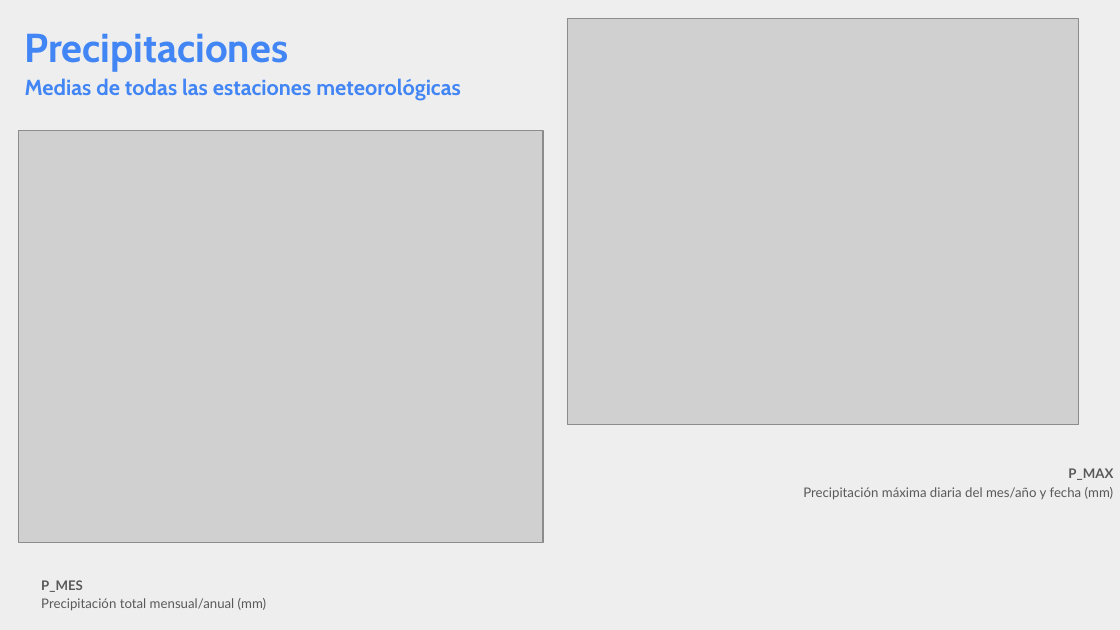
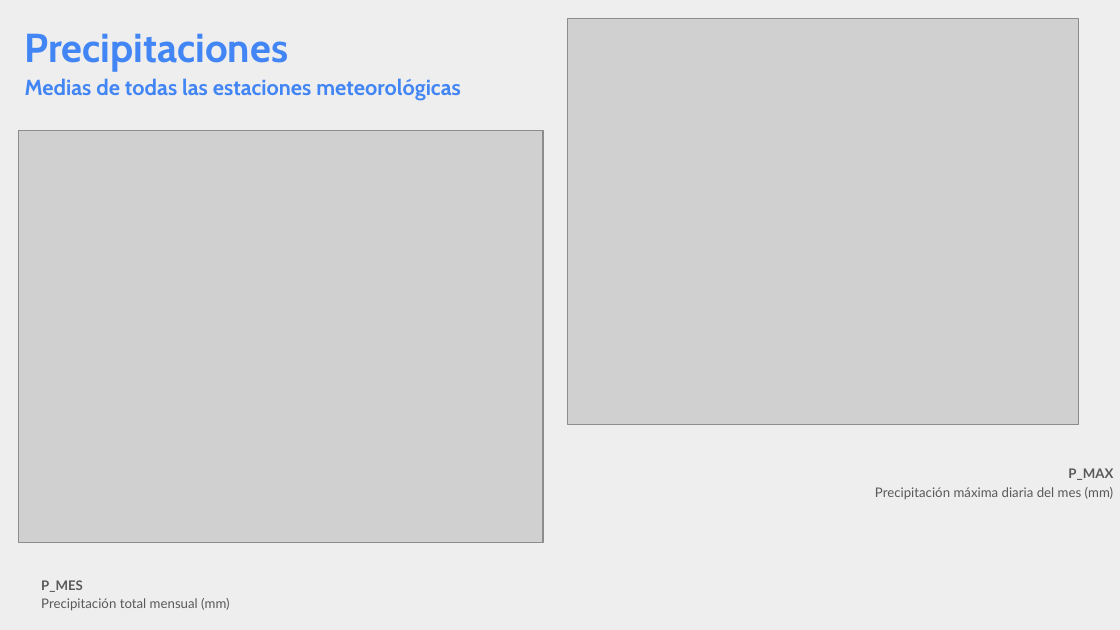
Before and after one commit to pasinatosilvia/Mi_primer_EDA, a slide deck: slide 7 of EDA_presentacion.pptx. Drawn at 1120x630 pixels with LibreOffice and Linux fonts; fonts in the diff are those of the drawing; grey boxes stand for pictures. Boxes give left, top, right and bottom in pixels: in the first picture for what was removed or moved away, otherwise in the second. Text is boxed around its words. In the diff, an @@ line names an element or a change of style, - is before the commit and + after.

```diff
--- a/EDA_presentacion.pptx
+++ b/EDA_presentacion.pptx
@@ title at (875,487,1114,499): text changed @@
-Precipitación máxima diaria del mes/año y fecha (mm)
+Precipitación máxima diaria del mes (mm)
@@ title at (41,598,230,611): text changed @@
-Precipitación total mensual/anual (mm)
+Precipitación total mensual (mm)
```
Also in this commit, not shown: 12 other slides changed, 2 other files.
